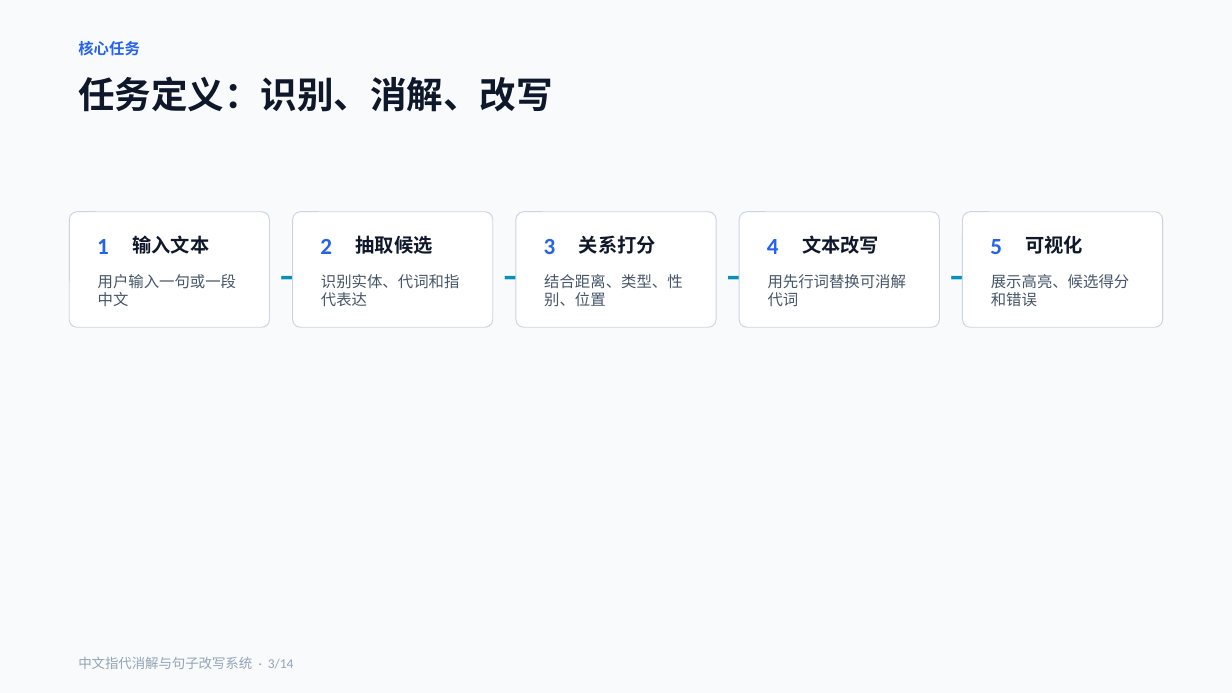
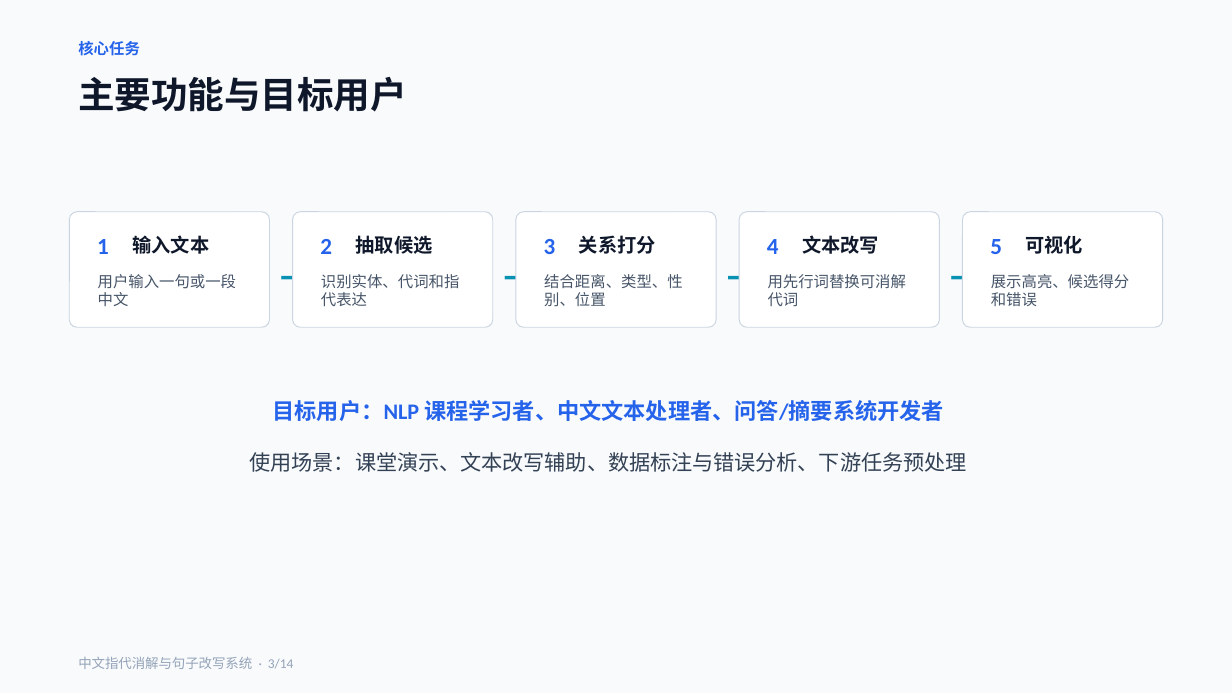
Before and after one commit to ShiningZec/chinese-coreference-rewrite, a slide deck: slide 3 of outputs/中文指代消解与句子改写系统_14页汇报PPT.pptx. Drawn at 1232x693 pixels with LibreOffice and Linux fonts; fonts in the diff are those of the drawing. Boxes give left, top, right and bottom in pixels: in the first picture for what was removed or moved away, otherwise in the second. Text is boxed around its words. In the diff, an @@ line names an element or a change of style, - is before the commit and + after.

```diff
--- a/outputs/中文指代消解与句子改写系统_14页汇报PPT.pptx
+++ b/outputs/中文指代消解与句子改写系统_14页汇报PPT.pptx
@@ text at (x1=78, y1=77, x2=407, y2=112): text changed @@
-任务定义：识别、消解、改写
+主要功能与目标用户
@@ text added at (x1=273, y1=400, x2=943, y2=421), 17.2 pt, text #2563EB, bold @@
+目标用户：NLP 课程学习者、中文文本处理者、问答/摘要系统开发者
@@ text added at (x1=250, y1=452, x2=967, y2=472), 16.5 pt, text #334155 @@
+使用场景：课堂演示、文本改写辅助、数据标注与错误分析、下游任务预处理
```
Also in this commit, not shown: 8 other slides changed, 29 other files.
